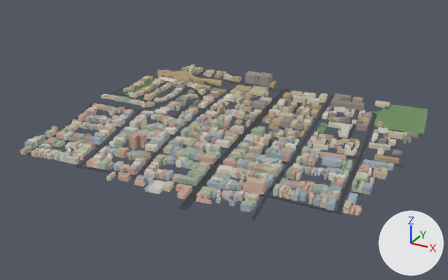
Two versions of the glTF model public/tiles/tile_9_12.glb, one commit apart.
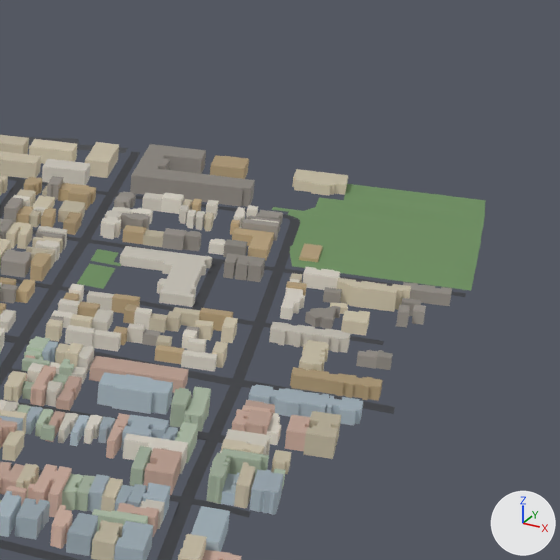
The first picture shows the older version from a 50 mm lens placed at (1124.0, -2458.0, 691.0), pointed at (399.0, -1140.0, 32.0). The close-ups show the older and then the newer version on the part from 66% to 100% of the width and 19% to 74% of the height of that picture. Only the edits that show in the close-ups are written down. The axes (+X, +Y, +Z) are drawn at lower right. The lights are the same throughout. Where no turn or scale is listed for an object, it has been applied to the vertices.

Objects in the first close-up: 'bld_9_12', 'grn_9_12', 'road_9_12'.
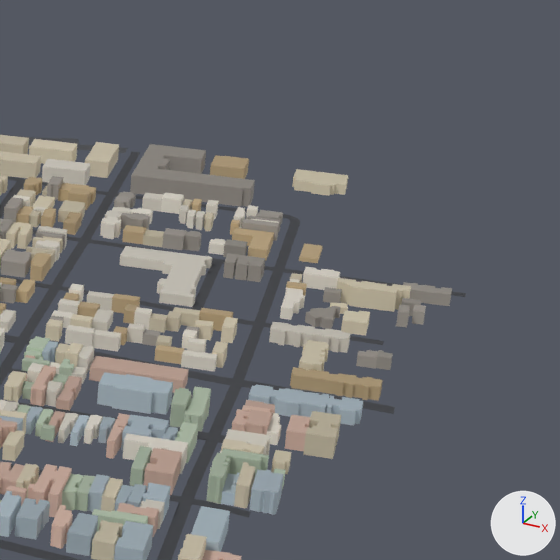
The edits, one by one:
Object 'grn_9_12' (ob_grn_9_12) is deleted.

Where the change shows, as pixel boxes (x1, y1, x2, y2) in the close-ups (560 x 560 px):
'grn_9_12', deleted (green): before (77, 184, 485, 291)
